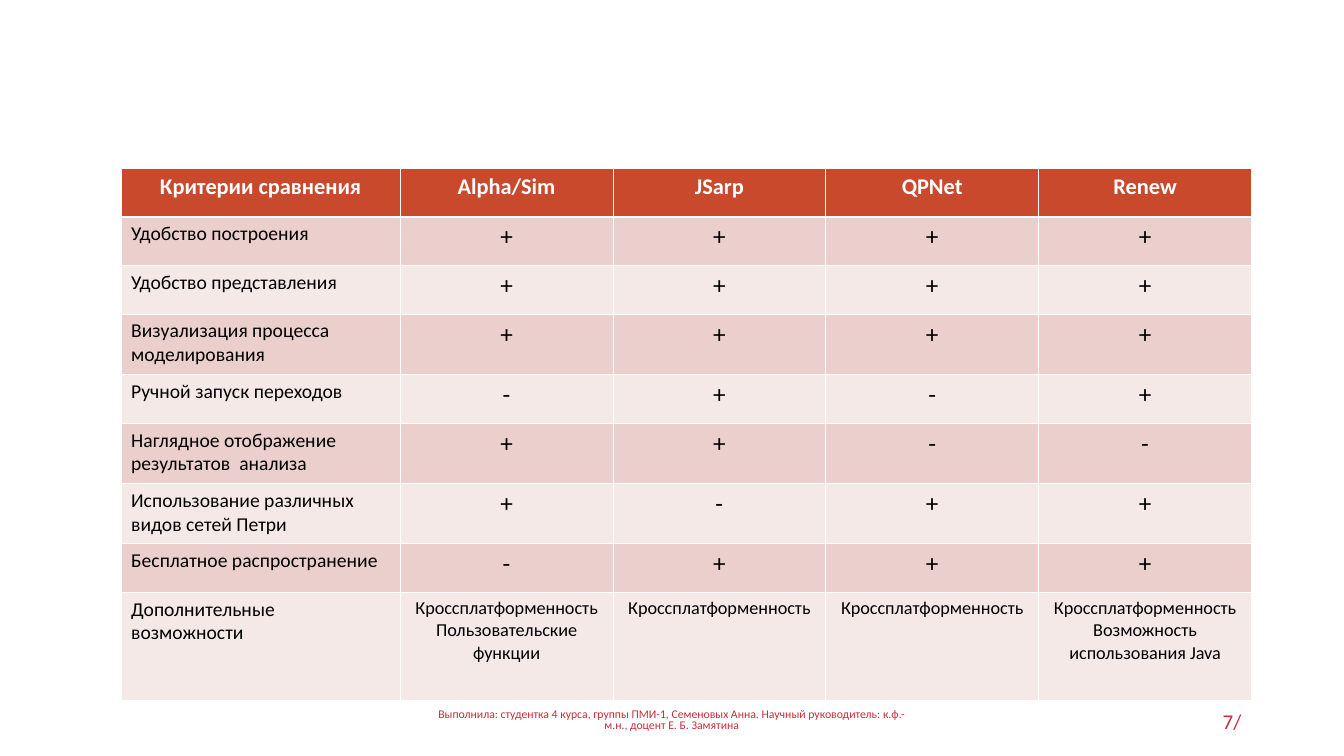
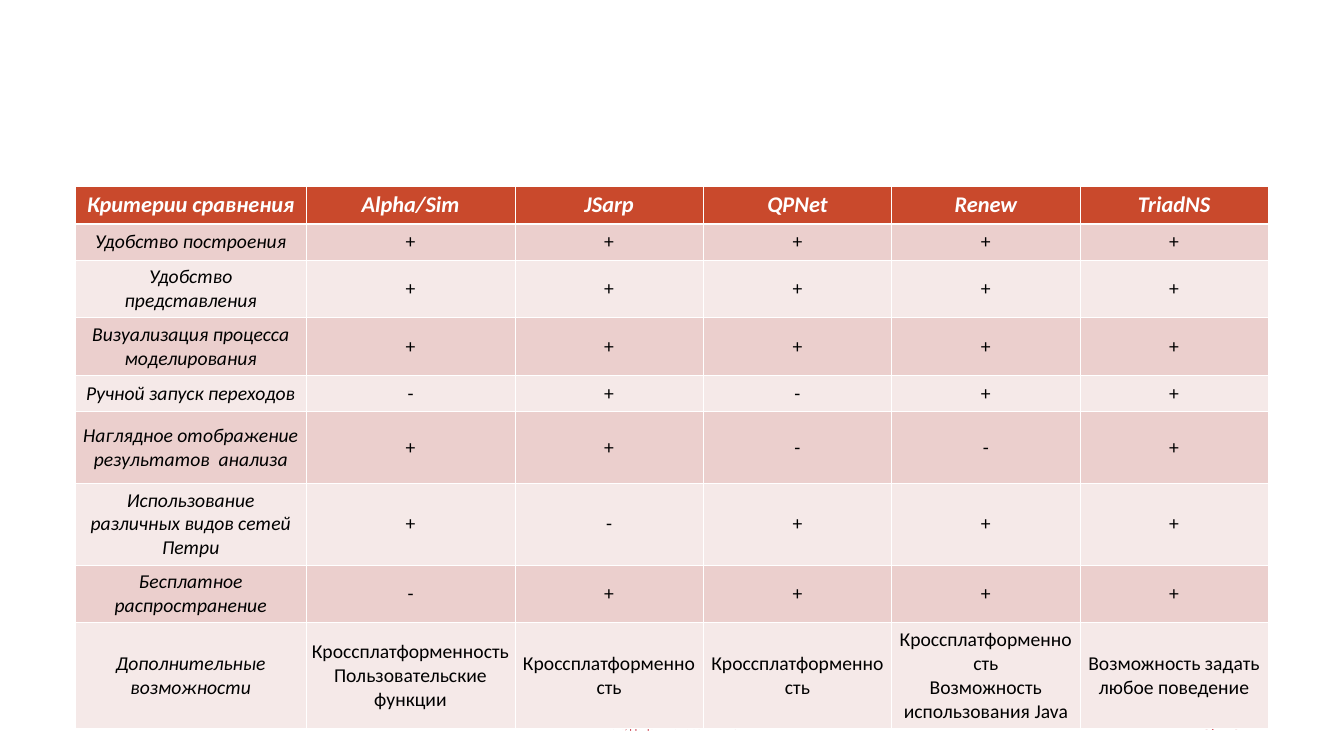
Before and after one commit to ann-semenovykh/------, a slide deck: slide 8 of Презентация.ppt (slide 7 before the commit). Drawn at 1344x756 pixels with LibreOffice and Linux fonts; fonts in the diff are those of the drawing; background and template pictures are left out. Boxes give left, top, right and bottom in pixels: in the first picture for what was removed or moved away, otherwise in the second. Text is boxed around its words. In the diff, an @@ line names an element or a change of style, - is before the commit and + after.

```diff
--- a/Презентация.ppt
+++ b/Презентация.ppt
@@ table at <box>76,186,1268,722</box> @@
+column 6: TriadNS | + | + | + | + | + | + | + | Возможность задать любое поведение
@@ table: place and size @@
-table at <box>121,168,1250,701</box>
+table at <box>76,186,1268,722</box>
@@ page number at <box>1201,729,1241,730</box>: text changed @@
-7/
+8/13
```
Also in this commit, not shown: 4 other slides changed, 1 other file.
